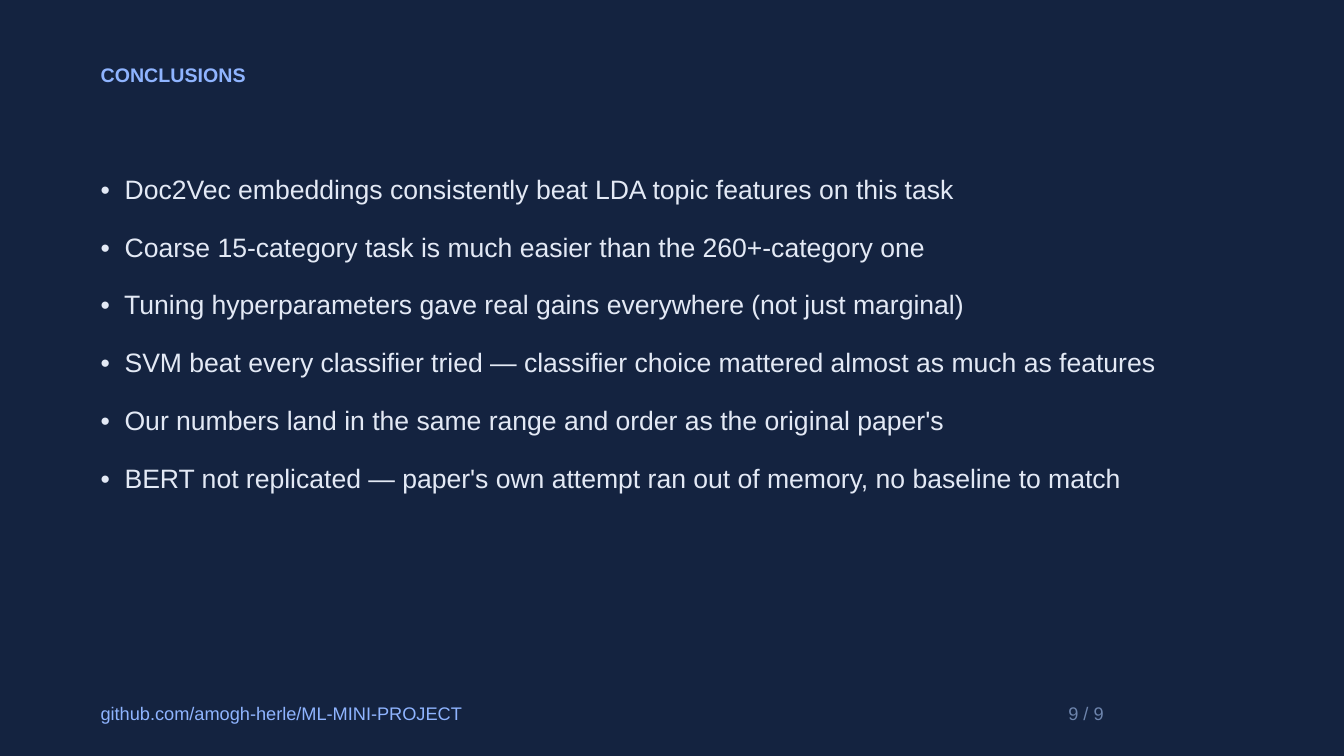
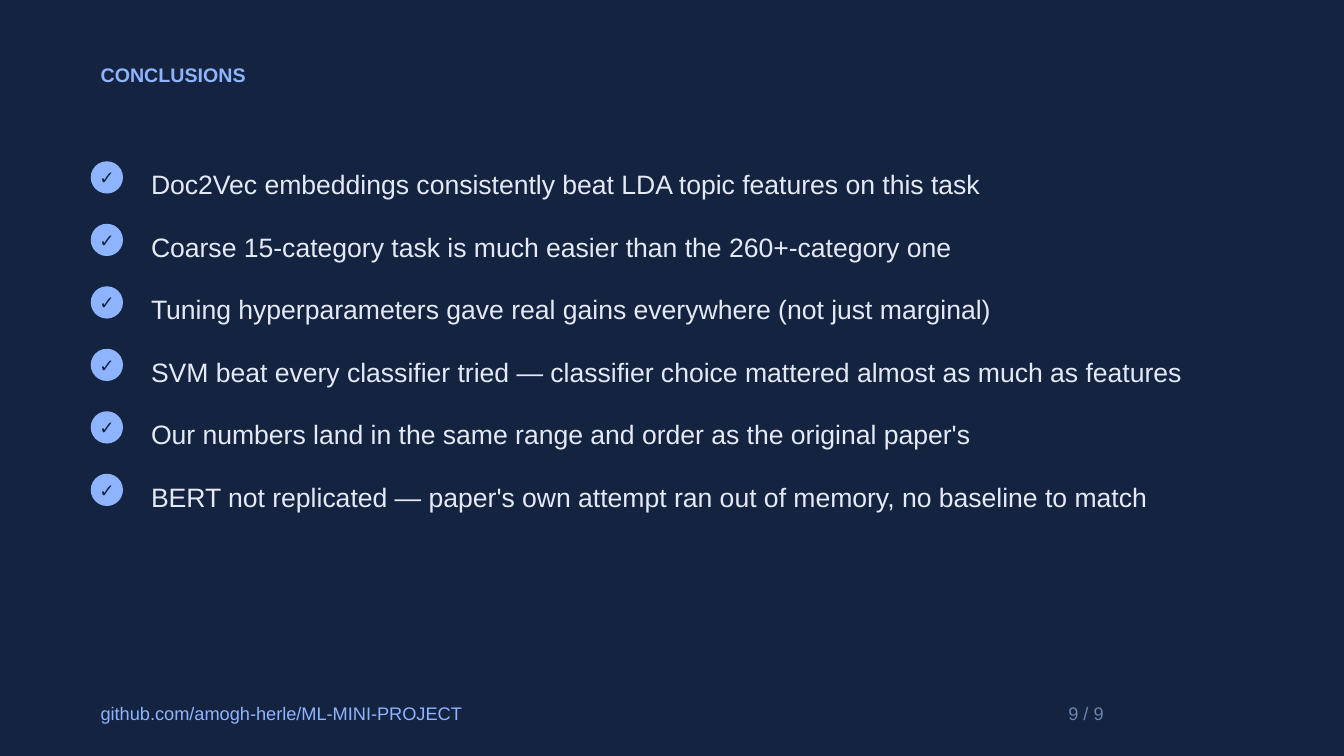
Before and after one commit to amogh-herle/ML-MINI-PROJECT, a slide deck: slide 9 of report/slides.pptx. Drawn at 1344x756 pixels with LibreOffice and Linux fonts; fonts in the diff are those of the drawing. Boxes give left, top, right and bottom in pixels: in the first picture for what was removed or moved away, otherwise in the second. Text is boxed around its words. In the diff, an @@ line names an element or a change of style, - is before the commit and + after.

Commit message:
Polish slide deck: embed charts, add icon/accent graphics
- src/make_report_assets.py: charts restyled to the deck's own palette
  (navy/accent-blue/green), bold data labels, cleaner spines
- src/make_slides_pptx.py:
  - Phase 1/2/3 slides now show the actual chart image next to a compact
    table, instead of a table-only layout
  - accent-bar top strip on every card for visual rhythm
  - cover slide gets a circular 68.8% headline badge + thin accent bar
  - conclusions slide switched from plain bullets to checkmark badges
  - fixed card return value + shape-index bug the badge/accent additions
    exposed on the insights slide

```diff
--- a/report/slides.pptx
+++ b/report/slides.pptx
@@ ellipse added at <box>91,161,123,194</box>, fill #8FB4FF, 13 pt, text #142340, bold @@
+✓
@@ text removed at <box>124,179,1155,493</box> @@
-• Doc2Vec embeddings consistently beat LDA topic features on this task
-• Coarse 15-category task is much easier than the 260+-category one
-• Tuning hyperparameters gave real gains everywhere (not just marginal)
-• SVM beat every classifier tried — classifier choice mattered almost as much as features
-• Our numbers land in the same range and order as the original paper's
-• BERT not replicated — paper's own attempt ran out of memory, no baseline to match
@@ text added at <box>151,174,980,199</box>, 19 pt, text #E3E9F5 @@
+Doc2Vec embeddings consistently beat LDA topic features on this task
@@ ellipse added at <box>91,224,123,256</box>, fill #8FB4FF, 13 pt, text #142340, bold @@
+✓
@@ text added at <box>151,237,951,262</box>, 19 pt, text #E3E9F5 @@
+Coarse 15-category task is much easier than the 260+-category one
@@ ellipse added at <box>91,286,123,319</box>, fill #8FB4FF, 13 pt, text #142340, bold @@
+✓
@@ text added at <box>151,299,991,324</box>, 19 pt, text #E3E9F5 @@
+Tuning hyperparameters gave real gains everywhere (not just marginal)
@@ ellipse added at <box>91,349,123,381</box>, fill #8FB4FF, 13 pt, text #142340, bold @@
+✓
@@ text added at <box>151,362,1182,387</box>, 19 pt, text #E3E9F5 @@
+SVM beat every classifier tried — classifier choice mattered almost as much as features
@@ ellipse added at <box>91,411,123,444</box>, fill #8FB4FF, 13 pt, text #142340, bold @@
+✓
@@ text added at <box>151,424,970,449</box>, 19 pt, text #E3E9F5 @@
+Our numbers land in the same range and order as the original paper's
@@ ellipse added at <box>91,474,123,506</box>, fill #8FB4FF, 13 pt, text #142340, bold @@
+✓
@@ text added at <box>151,487,1147,512</box>, 19 pt, text #E3E9F5 @@
+BERT not replicated — paper's own attempt ran out of memory, no baseline to match
```
Also in this commit, not shown: 8 other slides changed, 5 other files.
